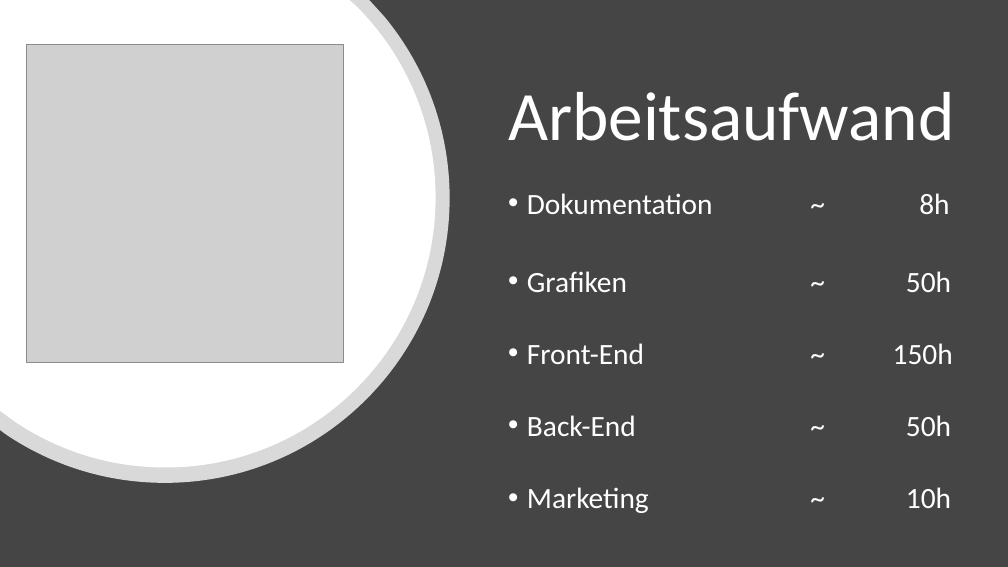
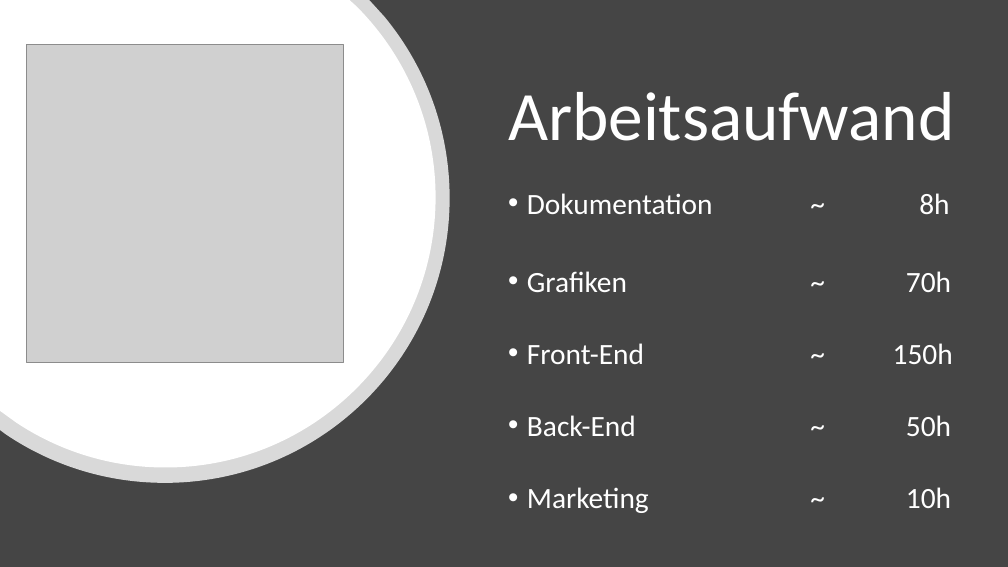
Before and after one commit to sevsev9/blob, a slide deck: slide 3 of PR-Folder/Projekt_blob_präsentation.pptx. Drawn at 1008x567 pixels with LibreOffice and Linux fonts; fonts in the diff are those of the drawing; grey boxes stand for pictures. Boxes give left, top, right and bottom in pixels: in the first picture for what was removed or moved away, otherwise in the second. Text is boxed around its words. In the diff, an @@ line names an element or a change of style, - is before the commit and + after.

Commit message:
asd

```diff
--- a/PR-Folder/Projekt_blob_präsentation.pptx
+++ b/PR-Folder/Projekt_blob_präsentation.pptx
@@ text at (x1=527, y1=271, x2=951, y2=292): text changed @@
-• Grafiken ~ 50h
+• Grafiken ~ 70h
```
